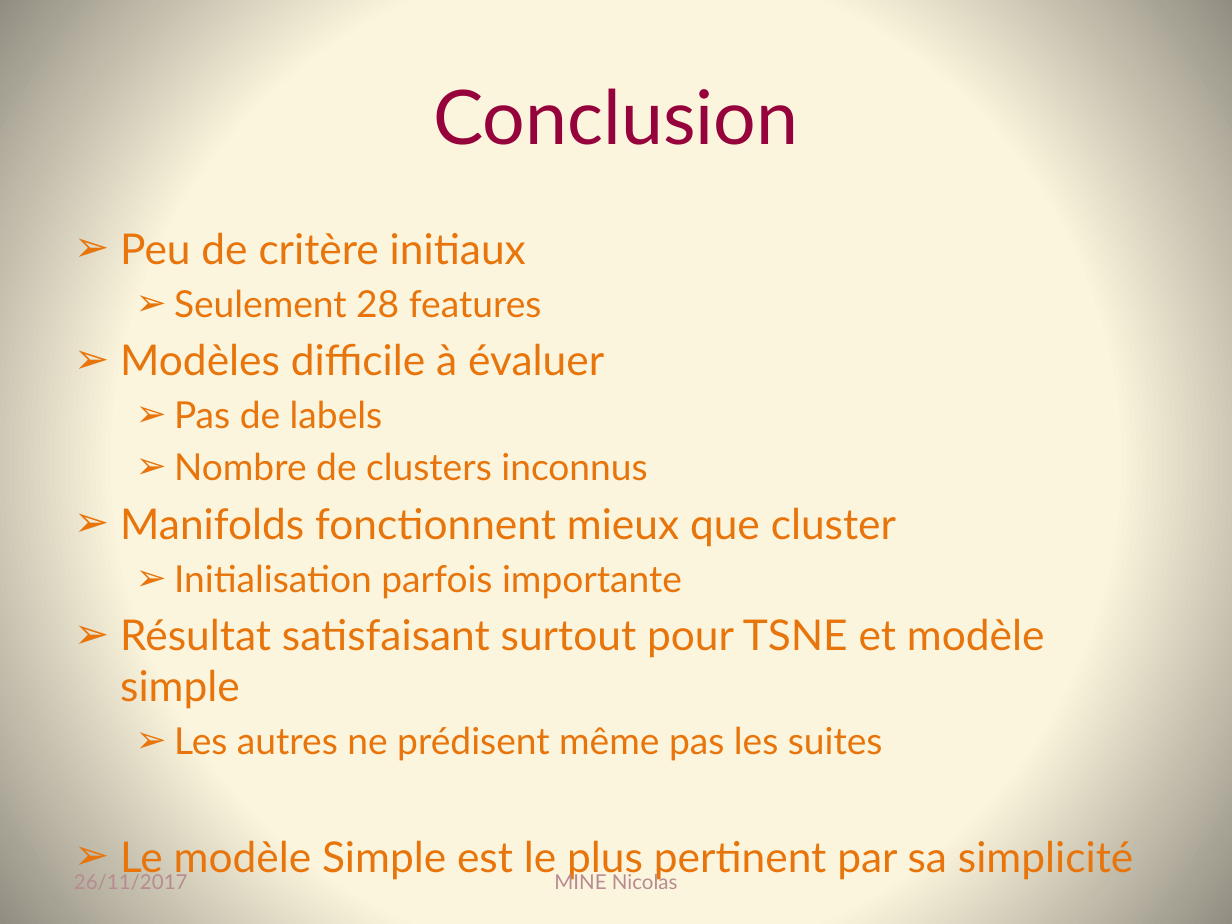
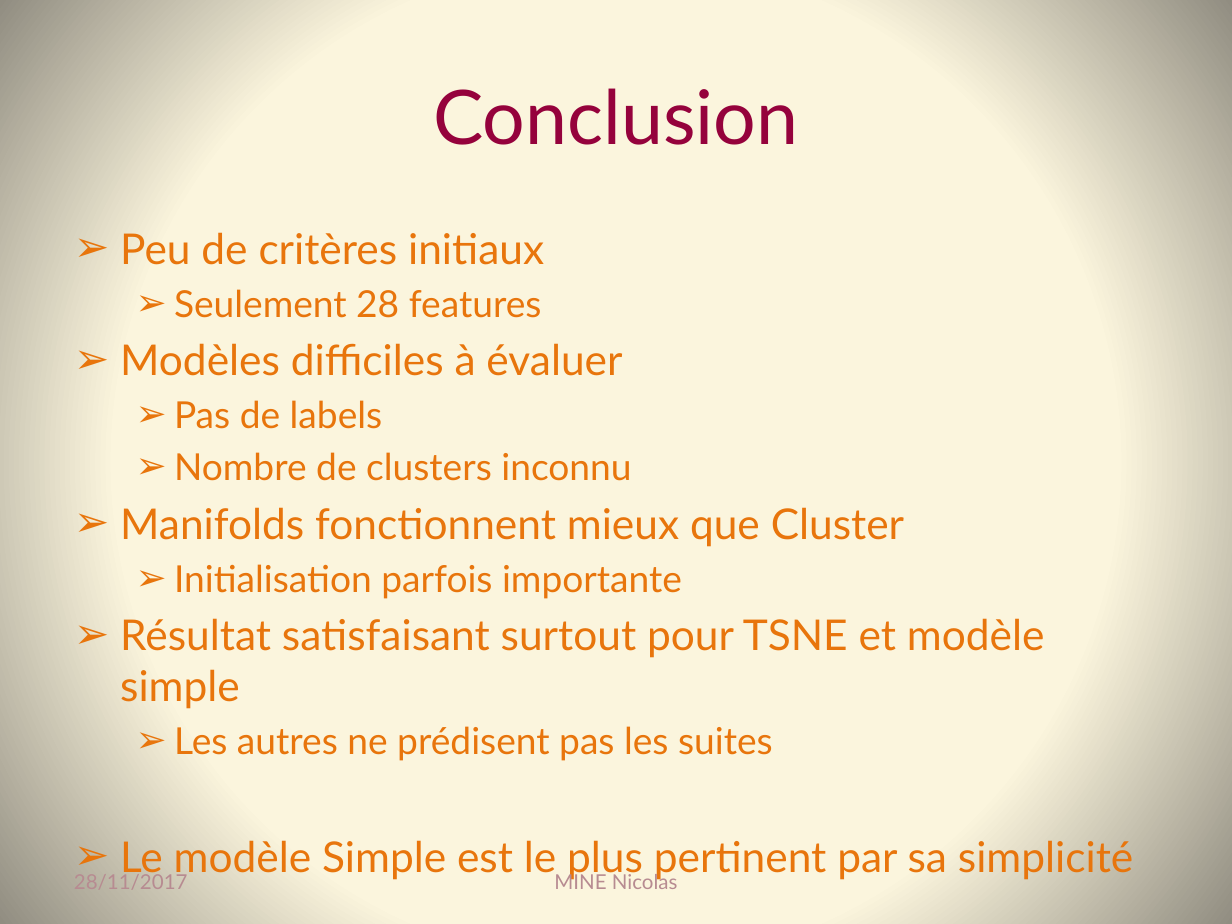
Before and after one commit to Coni63/OC_DS, a slide deck: slide 19 of P3/Presentation-projet_3.pptx. Drawn at 1232x924 pixels with LibreOffice and Linux fonts; fonts in the diff are those of the drawing. Boxes give left, top, right and bottom in pixels: in the first picture for what was removed or moved away, otherwise in the second. Text is boxed around its words. In the diff, an @@ line names an element or a change of style, - is before the commit and + after.

```diff
--- a/P3/Presentation-projet_3.pptx
+++ b/P3/Presentation-projet_3.pptx
@@ text at (120, 232, 544, 265): text changed @@
-➢ Peu de critère initiaux
+➢ Peu de critères initiaux
@@ text at (120, 343, 622, 376): text changed @@
-➢ Modèles difficile à évaluer
+➢ Modèles difficiles à évaluer
@@ text at (120, 452, 904, 547): text changed @@
-  ➢ Nombre de clusters inconnus
-➢ Manifolds fonctionnent mieux que cluster
+  ➢ Nombre de clusters inconnu
+➢ Manifolds fonctionnent mieux que Cluster
@@ text at (174, 726, 773, 761): text changed @@
-  ➢ Les autres ne prédisent même pas les suites
+  ➢ Les autres ne prédisent pas les suites
@@ text at (74, 871, 188, 889): text changed @@
-26/11/2017
+28/11/2017
```
Also in this commit, not shown: 19 other slides changed, 2 other files.
